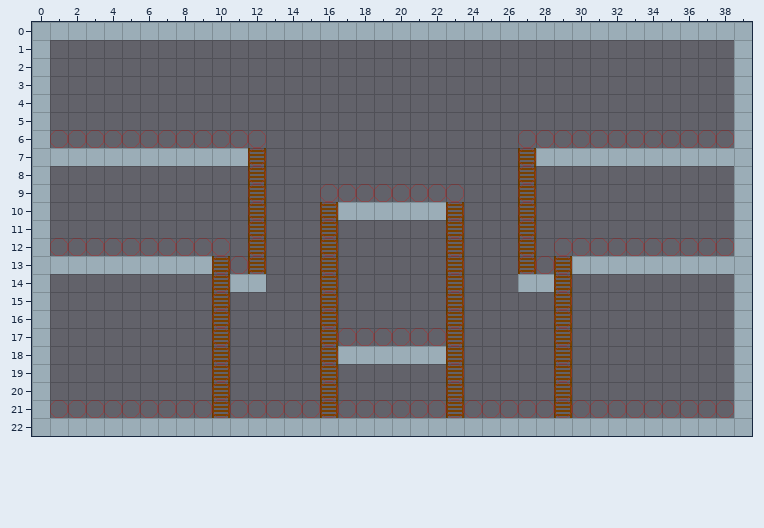
Two states of a Tiled map, test_map.tmx. Above is the file before it was changed.
Cells are 32x32 px. Shown: x 0..39, y 0..22.
After the commit:
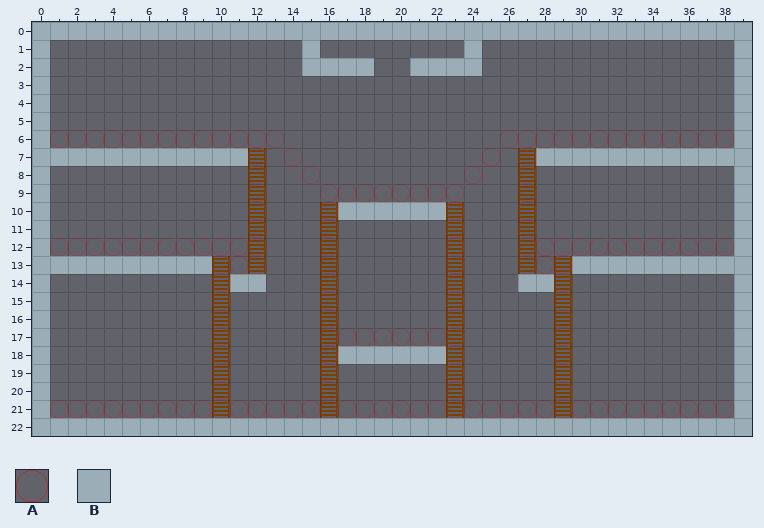
Key: from "path": A 0; from "wall": B 0.
_ is an empty cell.
Changes in this commit:
{"where": "layer \"Calque de Tile 1\""}
{"y":1,"x":15,"old":"_","new":"B"}
{"y":1,"x":24,"old":"_","new":"B"}
{"y":2,"x":15,"old":"____","new":"BBBB"}
{"y":2,"x":21,"old":"____","new":"BBBB"}
{"where": "layer \"path\""}
{"y":6,"x":13,"old":"_","new":"A"}
{"y":6,"x":26,"old":"_","new":"A"}
{"y":7,"x":14,"old":"_","new":"A"}
{"y":7,"x":25,"old":"_","new":"A"}
{"y":8,"x":15,"old":"_","new":"A"}
{"y":8,"x":24,"old":"_","new":"A"}
{"y":12,"x":11,"old":"_","new":"A"}
{"y":12,"x":28,"old":"_","new":"A"}
{"label":"added","picture_box":[302,40,374,76]}
{"label":"added","picture_box":[410,40,482,76]}
{"label":"added","picture_box":[266,130,320,184]}
{"label":"added","picture_box":[464,130,518,184]}
{"label":"added","picture_box":[230,238,248,256]}
{"label":"added","picture_box":[536,238,554,256]}
